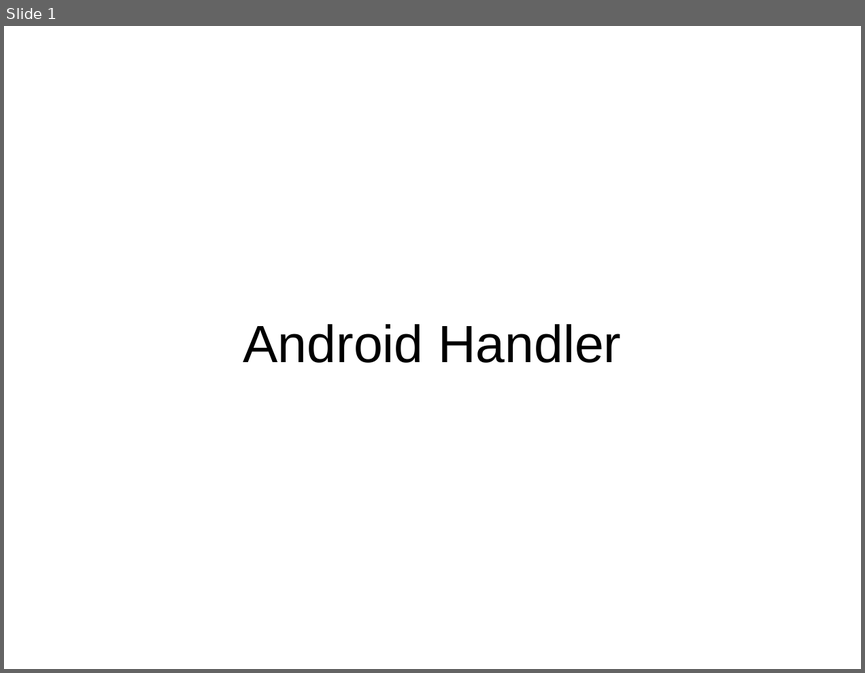
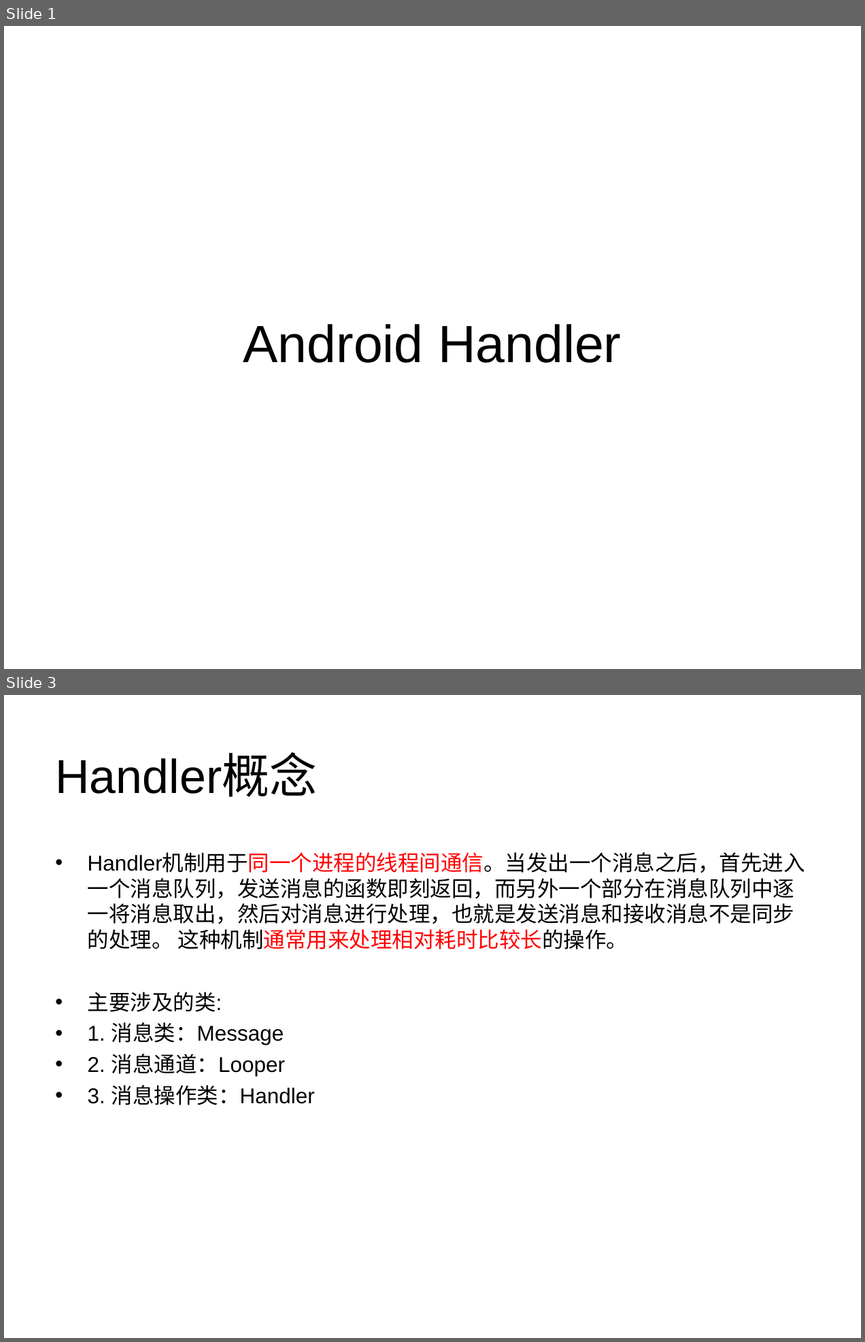
Before and after one commit to PeakLi/Android-Handler, a slide deck: Android Handler.ppt. Shown one above the other, each under a label of ours: slide 1 before the commit, slides 1 and 3 after it; the slides between them are not shown. The pictures are 865x673 and 865x1342 pixels, drawn with LibreOffice and Linux fonts; fonts in the diff are those of the drawing. Boxes give left, top, right and bottom in pixels: in the first picture for what was removed or moved away, otherwise in the second. Text is boxed around its words. In the diff, an @@ line names an element or a change of style, - is before the commit and + after.

```diff
--- a/Android Handler.ppt
+++ b/Android Handler.ppt
@@ slide 3 added at <box>4,695,861,1338</box>, background #FFFFFF @@
@@ title added at <box>55,755,317,797</box>, 40 pt, text #000000 @@
+Handler概念
@@ text added at <box>88,853,805,1105</box>, 18 pt, text #000000 @@
+• Handler机制用于同一个进程的线程间通信。当发出一个消息之后，首先进入一个消息队列，发送消息的函数即刻返回，而另外一个部分在消息队列中逐一将消息取出，然后对消息进行处理，也就是发送消息和接收消息不是同步的处理。 这种机制通常用来处理相对耗时比较长的操作。
+• 主要涉及的类:
+• 1. 消息类：Message
+• 2. 消息通道：Looper
+• 3. 消息操作类：Handler
```
Also in this commit, not shown: 1 slide changed, 6 other slides added, 1 slide removed.
